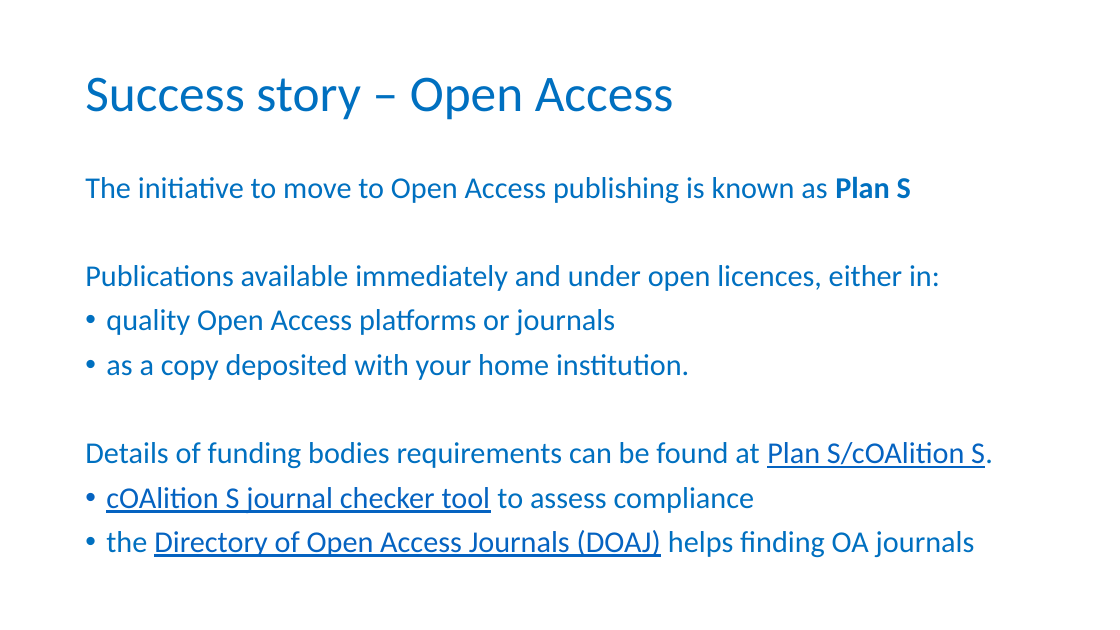
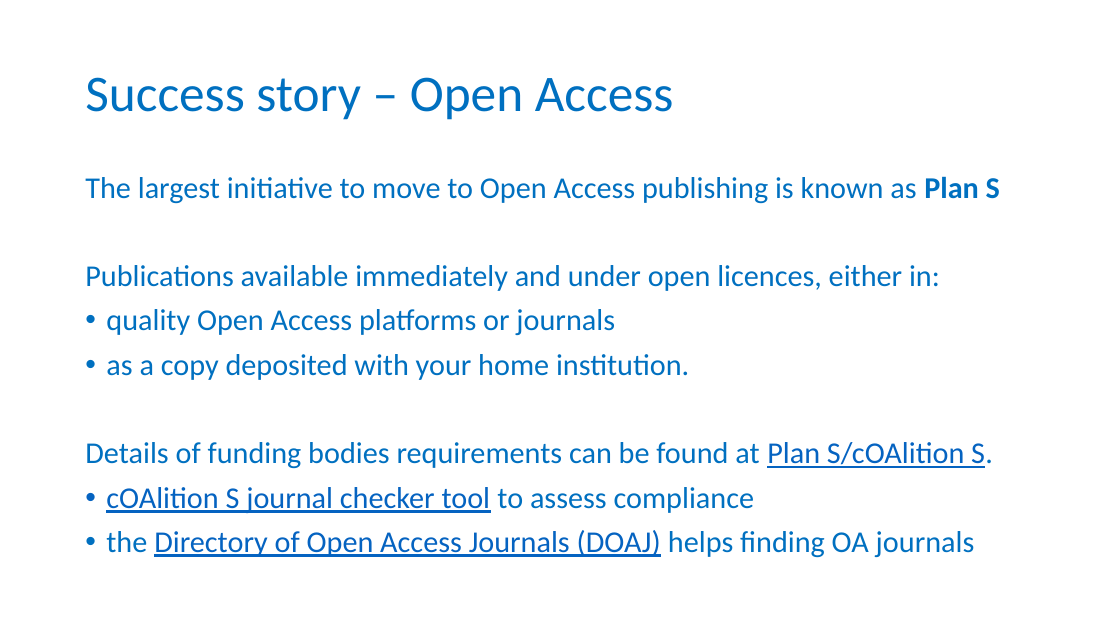
Before and after one commit to tobyhodges/probable-enigma, a slide deck: slide 8 of instructors/01-Why_are_we_here.pptx. Drawn at 1120x630 pixels with LibreOffice and Linux fonts; fonts in the diff are those of the drawing; background and template pictures are left out. Boxes give left, top, right and bottom in pixels: in the first picture for what was removed or moved away, otherwise in the second. Text is boxed around its words. In the diff, an @@ line names an element or a change of style, - is before the commit and + after.

```diff
--- a/instructors/01-Why_are_we_here.pptx
+++ b/instructors/01-Why_are_we_here.pptx
@@ text at bbox=[85, 176, 1000, 204]: text changed @@
-The initiative to move to Open Access publishing is known as Plan S
+The largest initiative to move to Open Access publishing is known as Plan S
```
Also in this commit, not shown: 6 other slides changed, 5 other files.
